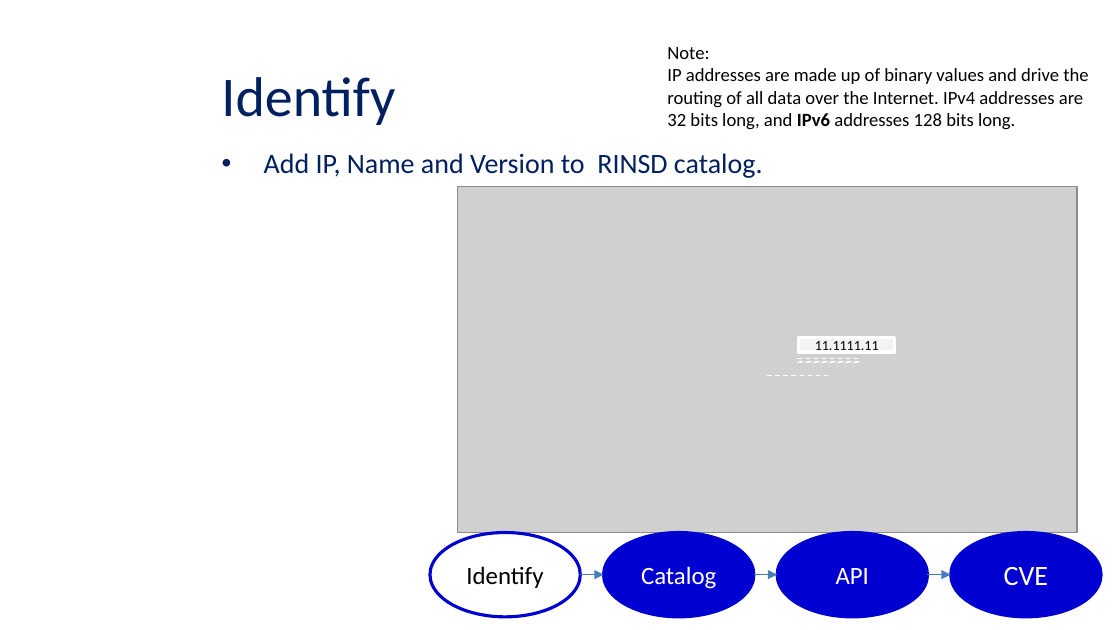
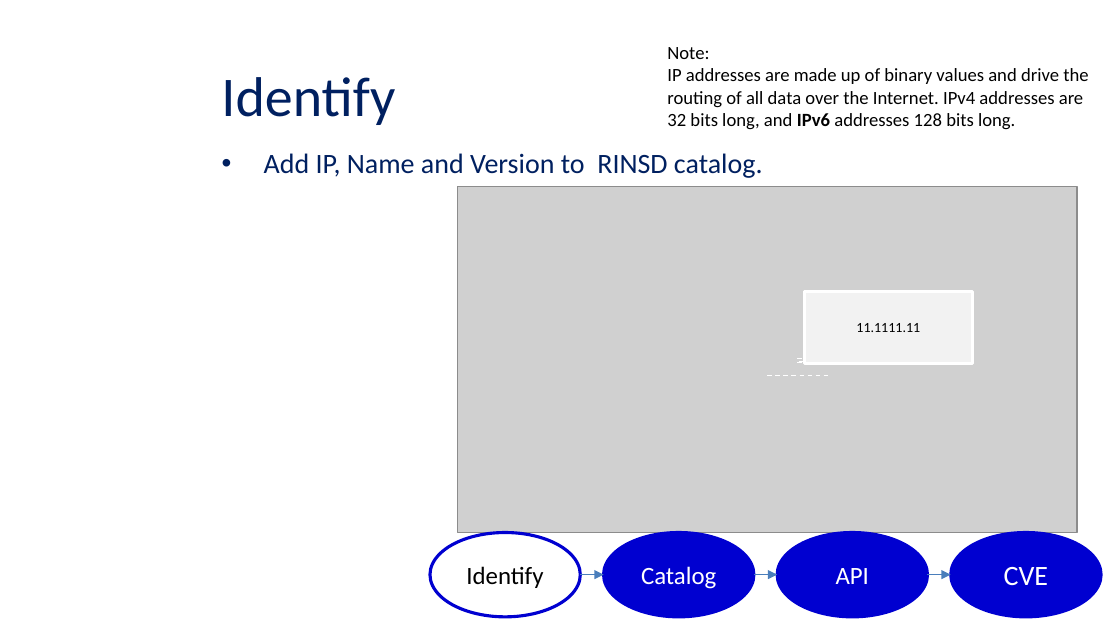
Before and after one commit to CTopham/Builder_Repo, a slide deck: slide 6 of Shodan API/RINSD-Slides.pptx. Drawn at 1120x630 pixels with LibreOffice and Linux fonts; fonts in the diff are those of the drawing; grey boxes stand for pictures; background and template pictures are left out. Boxes give left, top, right and bottom in pixels: in the first picture for what was removed or moved away, otherwise in the second. Text is boxed around its words. In the diff, an @@ line names an element or a change of style, - is before the commit and + after.

```diff
--- a/Shodan API/RINSD-Slides.pptx
+++ b/Shodan API/RINSD-Slides.pptx
@@ rectangle "11.1111.11": place and size @@
-rectangle "11.1111.11" at (799, 337, 894, 352)
+rectangle "11.1111.11" at (804, 291, 972, 364)
```
Also in this commit, not shown: 1 other file.
